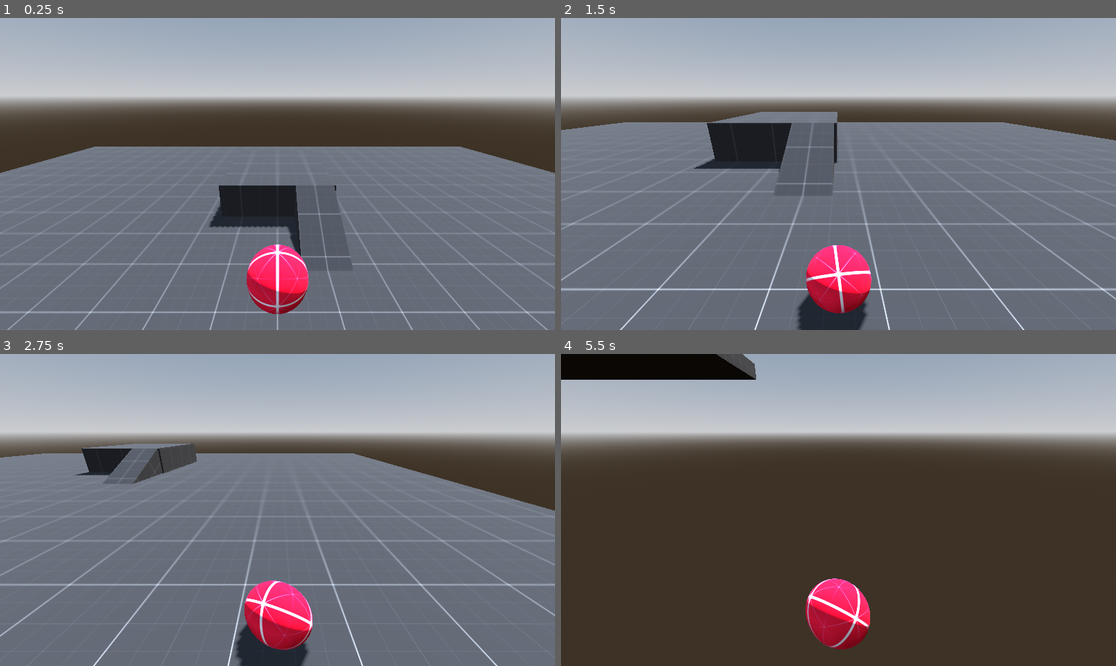
Above: before the commit, frames 1-4 (two rows, left to right).
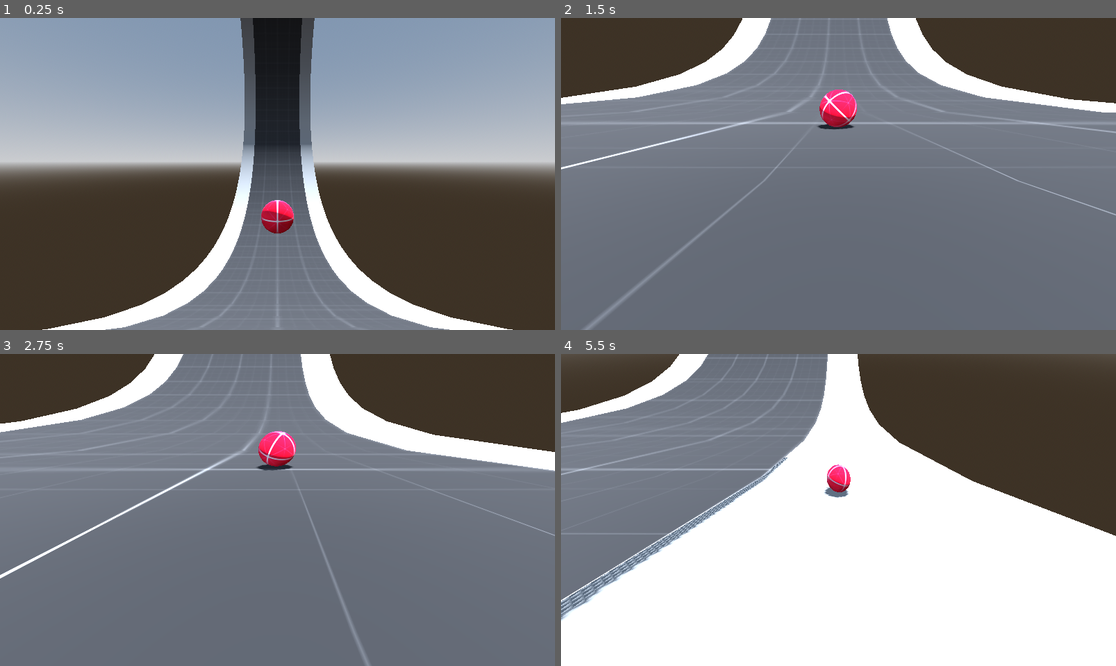
Above: after the commit, the same moments.

Repository: Bartticus/GMTK2025
Game: Godot game, scene res://Scenes/main/main.tscn
Two runs of this game, one before a commit and one after it. Both use one fixed random seed, a clock stepped at 60 frames per second and the inputs below. Before the commit the project starts from res://Thaddeus/movement_test.tscn.
Inputs:
- Up to frame 1 (0.25 s): no input
- Up to frame 2 (1.5 s): hold D (right) 0.53-1.28 s; hold S (backward) from 1.28 s (still down)
- Up to frame 3 (2.75 s): release S (backward) at 2.03 s; hold D (right) from 2.03 s (still down)
- Up to frame 4 (5.5 s): release D (right) at 2.78 s; hold W (forward) 2.78-3.53 s; hold A (left) 3.53-5.03 s; hold S (backward) from 5.03 s (still down)

The runs differ from the first frame. In frame 1, 90% of the frame differs, in the area x 0-100%, y 0-100%; in frame 2, 42%; in frame 3, 42%; in frame 4, 94%.

Commit message:
Basic Camera Ground Detection

Diff:
--- a/Scenes/main/main.tscn
+++ b/Scenes/main/main.tscn
@@ -57,6 +57,7 @@
 skeleton = NodePath("../CollisionShape3D")
 
 [node name="Marble" parent="." instance=ExtResource("2_w1fgp")]
+transform = Transform3D(1, 0, 0, 0, 1, 0, 0, 0, 1, 0, -61.2787, 76.1576)
 physics_material_override = SubResource("PhysicsMaterial_4etoo")
 angular_damp = 0.1
 
--- a/Scenes/marble/camera.gd
+++ b/Scenes/marble/camera.gd
@@ -1,8 +1,12 @@
 extends Camera3D
-
+@export var marble : RigidBody3D
+@export var pivot : Node3D
+@export var front_whisker : RayCast3D
 @onready var camera_shake : float = 0.0
 @export var shake_noise : Noise
 @onready var frequency : float = 0.0
+@onready var pivot_rotation : float = 0.0
+
 
 func _process(delta: float) -> void:
 	if camera_shake > 0.0:
@@ -16,3 +20,34 @@
 		frequency += delta
 
 	camera_shake = lerpf(camera_shake, 0.0, delta * 7.0)
+
+
+	var fov_target : float = lerpf(80.0, 81.0, marble.linear_velocity.length())
+	fov_target = min(fov_target, 110.0)
+	fov = lerpf(fov, fov_target, delta * 2.0)
+
+	var normal : Vector3 = Vector3.ZERO
+
+	if marble.groundDetection1.is_colliding():
+		normal = marble.groundDetection1.get_collision_normal()
+	elif marble.groundDetection2.is_colliding():
+		normal = marble.groundDetection2.get_collision_normal()
+	elif marble.groundDetection3.is_colliding():
+		normal = marble.groundDetection3.get_collision_normal()
+
+	if normal != Vector3.ZERO:
+		#marble.visuals.contact_normal
+		var pivot_tilt : float = 0.3
+		var target_rot : float = lerpf(-pivot_tilt, pivot_tilt, normal.z)
+		if target_rot < 0.0: target_rot *= 1.7
+		pivot_rotation = lerpf(pivot_rotation, target_rot, delta*3.0)
+		print(target_rot)
+	else:
+		pivot_rotation = lerpf(pivot_rotation, 0.0, delta)
+
+	pivot.global_transform.basis = Basis.IDENTITY
+	pivot.rotate_x(pivot_rotation)
+
+
+	if front_whisker.is_colliding():
+		front_whisker.get_collision_normal()
--- a/Scenes/marble/marble.gd
+++ b/Scenes/marble/marble.gd
@@ -7,13 +7,18 @@
 @onready var camera: Camera3D = $CameraAnchor/Camera3D
 
 @onready var rollSFX : AudioStreamPlayer3D = $rollSFX
-@onready var groundDetection : RayCast3D = $groundDetection
+@onready var groundDetectionAudio : RayCast3D = $groundDetection1/groundDetectionAudio
+@onready var groundDetection1 : RayCast3D = $groundDetection1
+@onready var groundDetection2 : RayCast3D = $groundDetection1/groundDetection2
+@onready var groundDetection3 : RayCast3D = $groundDetection1/groundDetection3
 
 var camera_initial_pos: Vector3
 
 func _ready() -> void:
+	camera_initial_pos = camera.position
 	camera_anchor.top_level = true
-	camera_initial_pos = camera_anchor.position
+	groundDetection1.top_level = true
+
 	rollSFX.volume_linear = 0
 
 
@@ -23,14 +28,15 @@
 
 	camera_anchor.global_position = global_position + camera_initial_pos
 
-	groundDetection.position = self.position
+	groundDetection1.position = self.position
+
 
 
 func movement_handler(delta: float) -> void:
 	var f_input = Input.get_action_raw_strength("backward") - Input.get_action_raw_strength("forward")
 	var h_input = Input.get_action_raw_strength("left") - Input.get_action_raw_strength("right")
 
-	var camera_transform = camera_anchor.global_transform#get_camera_transform()
+	var camera_transform = camera.get_camera_transform()#camera_anchor.global_transform
 
 	var f_force = f_input * torque * delta * camera_transform.basis.x.normalized()
 	var h_force = h_input * torque * delta * camera_transform.basis.z.normalized()
@@ -43,13 +49,9 @@
 	angular_velocity.z = clampf(angular_velocity.z, -max_angular_vel, max_angular_vel)
 
 	#audio
-	if groundDetection.is_colliding():
+	if groundDetectionAudio.is_colliding():
 		#print("hi")
 		var marbleVOL = max(abs(angular_velocity.x), abs(angular_velocity.y), abs(angular_velocity.z))
 		rollSFX.volume_linear = marbleVOL / 100
-		print(rollSFX.volume_linear)
 	else:
 		rollSFX.volume_linear = 0
-
-
-	#print(angular_velocity)
--- a/Scenes/marble/marble.tscn
+++ b/Scenes/marble/marble.tscn
@@ -68,22 +68,37 @@
 vframes = 2
 
 [node name="CameraAnchor" type="Node3D" parent="."]
-transform = Transform3D(1, 0, 0, 0, 0.93358, 0.358368, 0, -0.358368, 0.93358, 0, 1.76, 2.497)
+transform = Transform3D(1, 0, 0, 0, 0.93358, 0.358368, 0, -0.358368, 0.93358, 0, 0, 0)
 
-[node name="Camera3D" type="Camera3D" parent="CameraAnchor"]
-transform = Transform3D(1, 0, 0, 0, 1, 0, 0, 0, 1, 0, -0.000349998, 0.000159979)
+[node name="CameraWhiskerFront" type="RayCast3D" parent="CameraAnchor"]
+transform = Transform3D(1, 0, 0, 0, 0.435279, -0.900297, 0, 0.900297, 0.435279, 0, 0, 0)
+visible = false
+target_position = Vector3(0, -10, 0)
+
+[node name="Camera3D" type="Camera3D" parent="CameraAnchor" node_paths=PackedStringArray("marble", "pivot", "front_whisker")]
+transform = Transform3D(1, 0, 0, 0, 1, -2.98023e-08, 0, 2.98023e-08, 1, 0, 0.747906, 2.96204)
 current = true
 far = 200.0
 script = ExtResource("6_whwca")
+marble = NodePath("../..")
+pivot = NodePath("..")
+front_whisker = NodePath("../CameraWhiskerFront")
 shake_noise = SubResource("FastNoiseLite_whwca")
-
-[node name="RayCast3D" type="RayCast3D" parent="CameraAnchor"]
-transform = Transform3D(1, 0, 0, 0, 0.743484, -0.668755, 0, 0.668755, 0.743484, 0, 0, 0)
-target_position = Vector3(0, -10, 0)
 
 [node name="rollSFX" type="AudioStreamPlayer3D" parent="."]
 stream = ExtResource("7_mlxtt")
 autoplay = true
 
-[node name="groundDetection" type="RayCast3D" parent="."]
-top_level = true
+[node name="groundDetection1" type="RayCast3D" parent="."]
+target_position = Vector3(0, -2, 0)
+
+[node name="groundDetectionAudio" type="RayCast3D" parent="groundDetection1"]
+target_position = Vector3(0, -0.65, 0)
+
+[node name="groundDetection2" type="RayCast3D" parent="groundDetection1"]
+transform = Transform3D(1, 0, 0, 0, 0.707107, -0.707107, 0, 0.707107, 0.707107, 0, 0, 0)
+target_position = Vector3(0, -2, 0)
+
+[node name="groundDetection3" type="RayCast3D" parent="groundDetection1"]
+transform = Transform3D(1, 0, 0, 0, 0.707107, 0.707107, 0, -0.707107, 0.707107, 0, 0, 0)
+target_position = Vector3(0, -2, 0)
--- a/Scenes/marble/visuals.gd
+++ b/Scenes/marble/visuals.gd
@@ -12,6 +12,7 @@
 @onready var marble_mesh : MeshInstance3D = $MarbleMesh
 @onready var impact_fx : Node3D = $ImpactFX
 @onready var smoothed_velocity : Vector3 = Vector3.ZERO
+@onready var contact_normal : Vector3 = Vector3.ZERO
 
 
 @export var squash_length : float = 0.3
@@ -55,7 +56,7 @@
 	var contact_count : int = state.get_contact_count()
 	var biggest_impulse : float = 0.0
 	var contact_position : Vector3 = Vector3.ZERO
-	var contact_normal : Vector3 = Vector3.ZERO
+
 	for i in contact_count:
 		if biggest_impulse < state.get_contact_impulse(i).length():
 			contact_position = state.get_contact_local_position(i)
@@ -68,7 +69,8 @@
 		var impact_scale = biggest_impulse / squash_distortion_max_velocity
 		impact_scale = min(impact_scale, 1.0)
 		impact(impact_scale, contact_position, contact_normal)
-
+	#else:
+		#contact_normal = Vector3.ZERO
 
 	var new_scale : Vector3 = Vector3.ONE
 	new_scale.z = lerpf(1.0, 1.0 + (0.2 * scale_distortion_scale), speed_factor)
--- a/project.godot
+++ b/project.godot
@@ -11,7 +11,7 @@
 [application]
 
 config/name="GMTK2025"
-run/main_scene="uid://c3bq7grtgfbek"
+run/main_scene="uid://dv7x2ren5evyl"
 config/features=PackedStringArray("4.4", "Forward Plus")
 config/icon="res://icon.svg"
 
